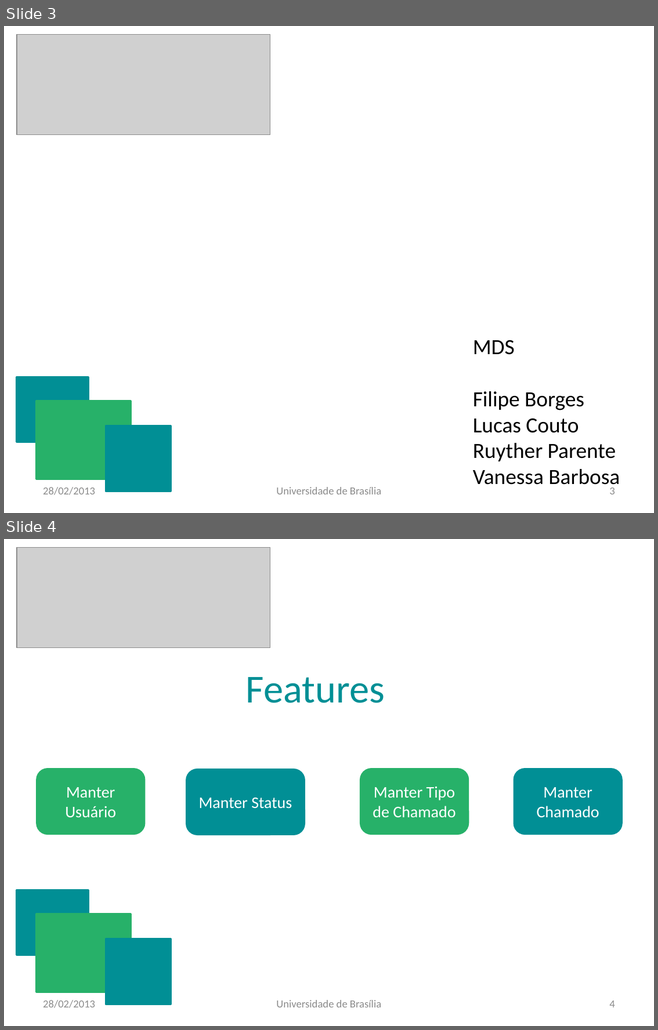
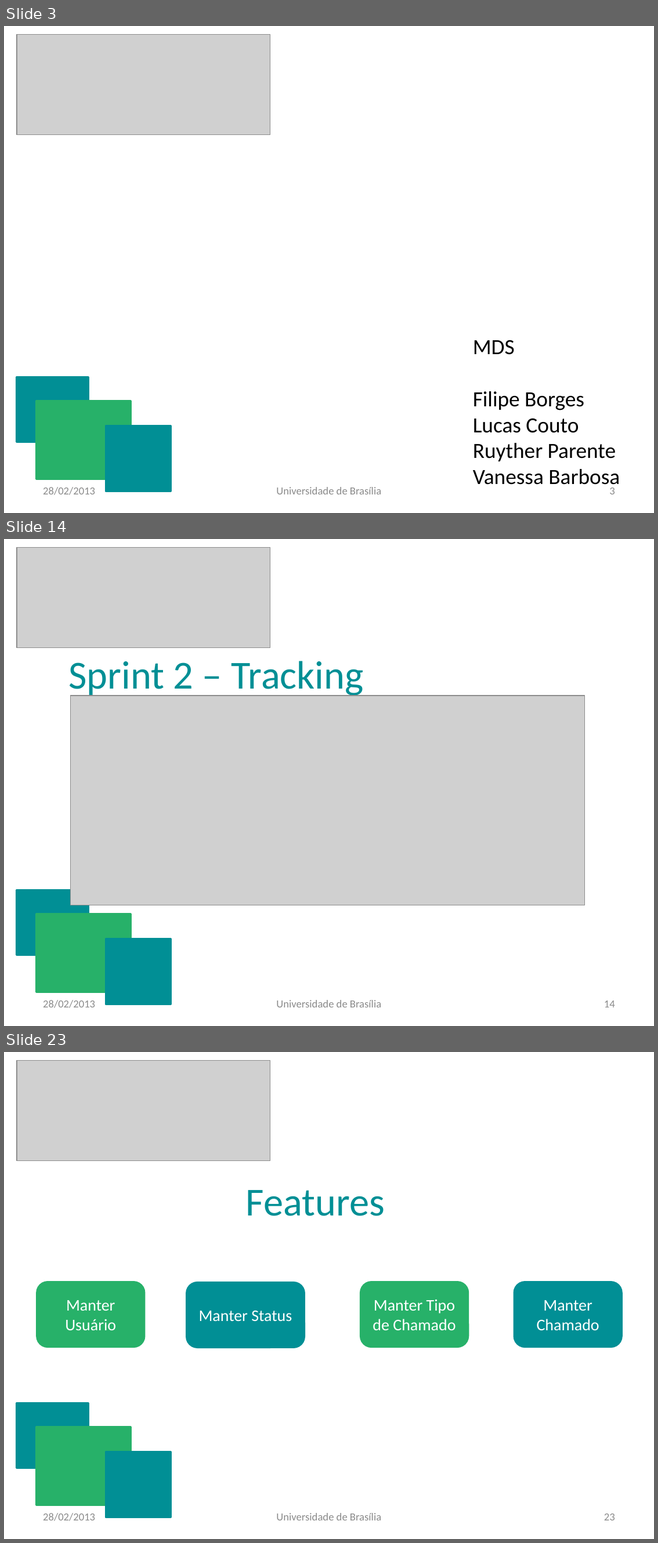
Before and after one commit to vanessabmdf/gpp_mds, a slide deck: Documentos/GPP.pptx. Shown one above the other, each under a label of ours: slides 3 and 4 before the commit, slides 3, 14 and 23 after it; the slides between them are not shown. The pictures are 658x1030 and 658x1543 pixels, drawn with LibreOffice and Linux fonts; fonts in the diff are those of the drawing; grey boxes stand for pictures. Boxes give left, top, right and bottom in pixels: in the first picture for what was removed or moved away, otherwise in the second. Text is boxed around its words. In the diff, an @@ line names an element or a change of style, - is before the commit and + after.

```diff
--- a/Documentos/GPP.pptx
+++ b/Documentos/GPP.pptx
@@ slide 14 added at bbox=[4, 539, 654, 1026], background #FFFFFF @@
@@ picture added at bbox=[17, 548, 270, 648] @@
@@ text added at bbox=[68, 661, 363, 699], 44 pt, text #018F95 @@
+Sprint 2 – Tracking
@@ picture added at bbox=[71, 696, 585, 906] @@
@@ rectangle added at bbox=[16, 890, 89, 955], fill #018F95, outline #018F95 2 pt @@
@@ rectangle added at bbox=[36, 914, 130, 992], fill #27B169, outline #27B169 2 pt @@
@@ rectangle added at bbox=[106, 939, 170, 1004], fill #018F95, outline #018F95 2 pt @@
@@ text added at bbox=[43, 1000, 95, 1008], 12 pt, text #8C8C8C @@
+28/02/2013
@@ text added at bbox=[276, 1000, 381, 1008], 12 pt, text #8C8C8C @@
+Universidade de Brasília
@@ page number added at bbox=[604, 1001, 615, 1008], 12 pt, text #8C8C8C @@
+14
@@ what was slide 4 is now slide 23 @@
@@ page number at bbox=[604, 1514, 615, 1521]: text changed @@
-4
+23
```
Also in this commit, not shown: 1 slide changed, 18 other slides added.
